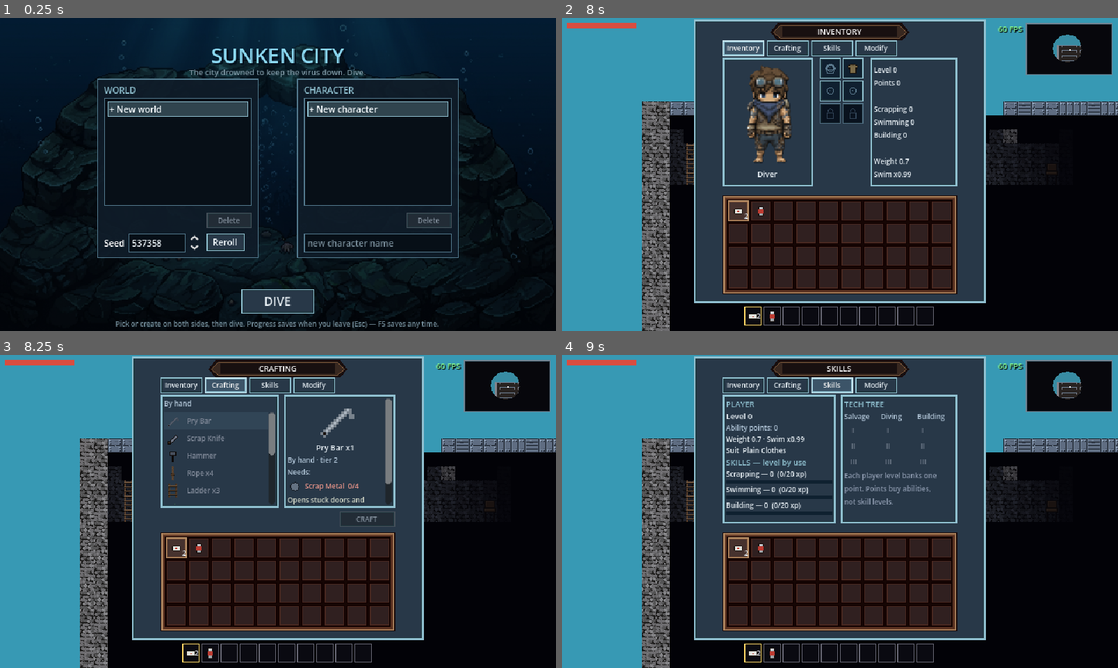
Above: before the commit, frames 1-4 (two rows, left to right).
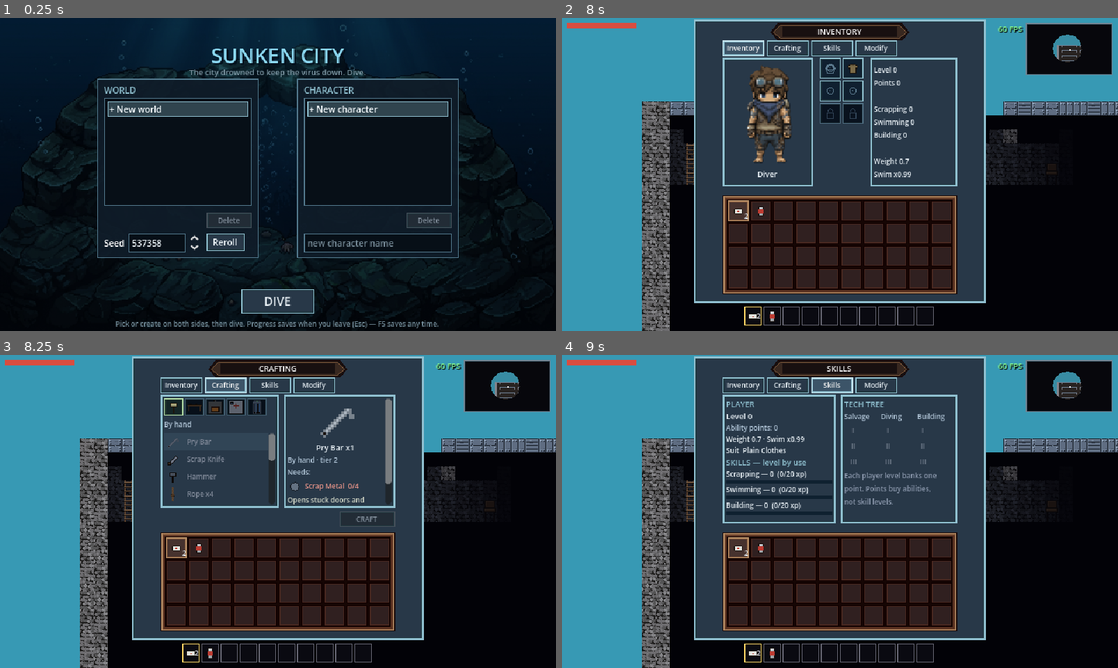
Above: after the commit, the same moments.

Repository: wilbur6689/SunkenCity
Game: Godot game, scene res://scenes/ui/title.tscn
The game is run twice, just before and just after one commit, with the same random seed, the same clock (stepped at 60 frames per second) and the same inputs. Sound files missing from this copy of the repository are replaced by a short silence.
Inputs (mouse positions are in pixels of both pictures, inside the frame that each line leads up to):
- Up to frame 1 (0.25 s): no input
- Up to frame 2 (8 s): click (940, 243) at 0.52 s; type "Alex" at 0.6 s; click "Reroll" at 1.25 s; click "DIVE" at 2 s; tap Enter at 2.75 s; move the mouse to (962, 158) at 2.77 s; press the mouse at (962, 158) at 2.78 s; hold D (move_right) 2.78-3.5 s; tap Space (jump) at 3.02, 5.75, 6.02 s; release the mouse at (962, 158) at 3.5 s; drag from (728, 190) to (812, 237) at 3.52 s; move the mouse to (895, 105) at 4.27 s; press the mouse at (895, 105) at 4.28 s; hold A (move_left) 4.28-5 s; tap Q (drop) at 4.35 s; release the mouse at (895, 105) at 5 s; drag from (812, 237) to (673, 127) at 5.02 s; move the mouse to (1006, 221) at 5.77 s; hold D (move_right) 5.78-6.5 s; hold Shift (sprint) 5.78-6.5 s; click (1006, 221) at 6.05 s; tap Tab (inventory) at 6.4 s; drag from (673, 127) to (756, 96) at 6.52 s; click "Inventory" at 7.25 s
- Up to frame 3 (8.25 s): click "Crafting" at 8 s
- Up to frame 4 (9 s): click "Skills" at 8.75 s

Frames 1-2 are identical in both runs. In frame 3, 1.6% of the frame differs, in the area x 29-50%, y 13-48%; in frame 4, nothing differs.

Commit message:
Crafting menu overhaul: one tab per station, browsable anywhere, craft gated on reach
The crafting screen now has an icon tab per station (Hand, Workbench,
Forge, Med Station, Dive Station - the Mod Bench keeps its Modify screen)
instead of one merged in-reach list. Every station's catalog is browsable
from anywhere (plan ahead); tabs light up when in reach and the selected
tab tints gold; the recipe detail warns "Craft at a ..." and CRAFT is
gated on ingredients AND the station being in reach. Clicking a station
in the world opens the menu on that station's tab.

Co-Authored-By: Claude Fable 5 <noreply@anthropic.com>
Claude-Session: https://claude.ai/code/session_01GxDZSizaHKPW71DMqToXjC

Diff:
--- a/scripts/ui/inventory_ui.gd
+++ b/scripts/ui/inventory_ui.gd
@@ -44,7 +44,9 @@
 var recipe_list: VBoxContainer
 var detail_box: VBoxContainer
 var craft_button: Button
-var station_label: Label
+var station_tabs: Dictionary = {} # station id -> tab Button
+var station_name_label: Label
+var selected_station: String = "hand"
 var chest_grid: GridContainer
 var cursor_icon: TextureRect
 var cursor_count: Label
@@ -302,8 +304,34 @@
 	s.add_child(lp)
 	var lv := VBoxContainer.new()
 	lp.add_child(lv)
-	station_label = UITheme.label("By hand", 8, Color(0.7, 0.78, 0.85))
-	lv.add_child(station_label)
+	# One tab per station (user request): every catalog is browsable
+	# anywhere; the tab lights up when that station is in reach, and CRAFT
+	# is gated on standing at it. The Mod Bench has its own Modify screen.
+	var tab_row := HBoxContainer.new()
+	tab_row.add_theme_constant_override("separation", 2)
+	lv.add_child(tab_row)
+	for st: String in ["hand", "workbench", "forge", "med_station", "dive_station"]:
+		var tb := Button.new()
+		tb.custom_minimum_size = Vector2(22, 20)
+		tb.focus_mode = Control.FOCUS_NONE
+		UITheme.style_steel_slot(tb)
+		var ic := TextureRect.new()
+		ic.texture = Data.icon("hammer") if st == "hand" else Data.icon(st)
+		# expand mode FIRST: station sprites are bigger than a slot icon, and
+		# a TextureRect clamps size to the texture until it may shrink.
+		ic.expand_mode = TextureRect.EXPAND_IGNORE_SIZE
+		ic.stretch_mode = TextureRect.STRETCH_KEEP_ASPECT_CENTERED
+		ic.position = Vector2(3, 2)
+		ic.size = Vector2(ICON, ICON)
+		ic.mouse_filter = Control.MOUSE_FILTER_IGNORE
+		tb.add_child(ic)
+		tb.pressed.connect(func():
+			selected_station = st
+			_refresh_crafting(true))
+		tab_row.add_child(tb)
+		station_tabs[st] = tb
+	station_name_label = UITheme.label("By hand", 8, Color(0.7, 0.78, 0.85))
+	lv.add_child(station_name_label)
 	var scroll := ScrollContainer.new()
 	scroll.horizontal_scroll_mode = ScrollContainer.SCROLL_MODE_DISABLED
 	scroll.size_flags_vertical = Control.SIZE_EXPAND_FILL
@@ -715,6 +743,9 @@
 	if station == "mod_bench":
 		show_screen("modify")
 	else:
+		if station != "" and station_tabs.has(station):
+			selected_station = station # a clicked station opens on its own tab
+			selected_recipe = {}
 		show_screen("crafting" if station != "" else "inventory")
 
 func close() -> void:
@@ -830,25 +861,37 @@
 func _stations() -> Array:
 	return World.stations_near(player.global_position, Constants.REACH_BLOCKS * Constants.BLOCK_SIZE * 1.5)
 
+func _station_in_reach(st: String) -> bool:
+	return st == "hand" or _stations().has(st)
+
+## A recipe crafts only with ingredients AND its station in reach; the
+## catalog itself is browsable from anywhere (plan-ahead, user request).
+func _row_craftable(r: Dictionary) -> bool:
+	return player.can_craft(r) and _station_in_reach(r.station)
+
 func _refresh_crafting(force: bool = false) -> void:
 	var stations := _stations()
 	if not force and stations == _last_stations:
 		for b in recipe_list.get_children():
-			_dim_recipe_row(b, player.can_craft(b.get_meta("recipe")))
-		craft_button.disabled = selected_recipe.is_empty() or not player.can_craft(selected_recipe)
+			_dim_recipe_row(b, _row_craftable(b.get_meta("recipe")))
+		craft_button.disabled = selected_recipe.is_empty() or not _row_craftable(selected_recipe)
 		return
 	_last_stations = stations.duplicate()
 	for c in recipe_list.get_children():
 		c.queue_free()
-	var names := []
-	for st in stations:
-		if st != "hand":
-			names.append(Data.objects[st].name if Data.objects.has(st) else st)
-	station_label.text = "By hand" if names.is_empty() else ", ".join(names)
-	var available := []
-	for st in stations:
-		for r in Data.recipes_for_station(st, player.knows_recipe):
-			available.append(r)
+	for st: String in station_tabs:
+		var near := st == "hand" or stations.has(st)
+		var tb: Button = station_tabs[st]
+		if st == selected_station:
+			tb.modulate = Color(1.25, 1.15, 0.8) if near else Color(0.85, 0.8, 0.62)
+		else:
+			tb.modulate = Color.WHITE if near else Color(0.45, 0.48, 0.53)
+	var st_name: String = "By hand" if selected_station == "hand" \
+			else (Data.objects[selected_station].name if Data.objects.has(selected_station) else selected_station)
+	var near_sel := _station_in_reach(selected_station)
+	station_name_label.text = st_name if near_sel else st_name + " — not in reach"
+	station_name_label.add_theme_color_override("font_color", Color(0.7, 0.78, 0.85) if near_sel else Color(0.95, 0.6, 0.55))
+	var available := Data.recipes_for_station(selected_station, player.knows_recipe)
 	if selected_recipe.is_empty() or not available.has(selected_recipe):
 		selected_recipe = available[0] if not available.is_empty() else {}
 	for r in available:
@@ -863,7 +906,7 @@
 		b.set_meta("recipe", r)
 		# Uncraftable recipes stay CLICKABLE (user request) — dimmed so the
 		# player can inspect what they will need; only CRAFT is gated.
-		_dim_recipe_row(b, player.can_craft(r))
+		_dim_recipe_row(b, _row_craftable(r))
 		b.pressed.connect(_select_recipe.bind(r))
 		recipe_list.add_child(b)
 	_refresh_detail()
@@ -900,6 +943,8 @@
 	detail_box.add_child(title)
 	var st_name: String = "By hand" if r.station == "hand" else (Data.objects[r.station].name if Data.objects.has(r.station) else r.station)
 	detail_box.add_child(UITheme.label("%s · tier %d" % [st_name, int(r.tier)], 8, Color(0.7, 0.78, 0.85)))
+	if not _station_in_reach(r.station):
+		detail_box.add_child(UITheme.label("Craft at a %s" % st_name, 8, Color(0.95, 0.6, 0.55)))
 	detail_box.add_child(UITheme.label("Needs:", 8, Color(0.7, 0.78, 0.85)))
 	for inp in r.inputs:
 		var have: int = player.inventory.count(inp.item)
@@ -920,12 +965,12 @@
 		dl.autowrap_mode = TextServer.AUTOWRAP_WORD_SMART
 		dl.size_flags_horizontal = Control.SIZE_EXPAND_FILL
 		detail_box.add_child(dl)
-	craft_button.disabled = not player.can_craft(r)
+	craft_button.disabled = not _row_craftable(r)
 
 # --- Actions ---
 
 func _craft_selected() -> void:
-	if not selected_recipe.is_empty() and player.craft(selected_recipe):
+	if not selected_recipe.is_empty() and _row_craftable(selected_recipe) and player.craft(selected_recipe):
 		player.message.emit("Crafted " + Data.item_name(selected_recipe.output.item))
 		_refresh_crafting(true)
 
